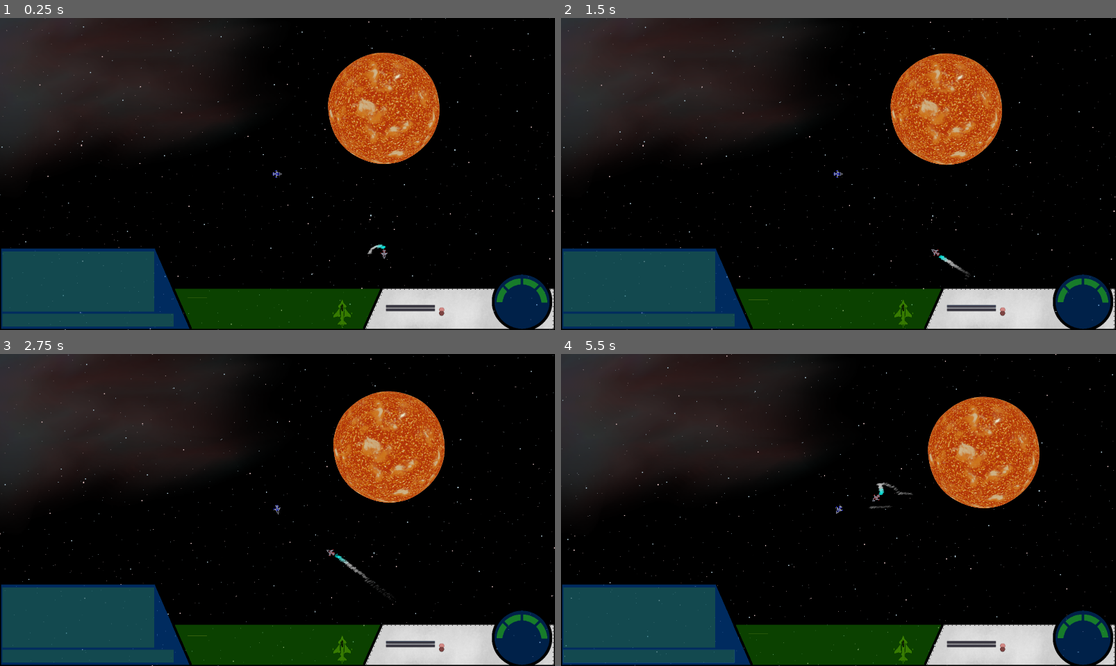
Above: before the commit, frames 1-4 (two rows, left to right).
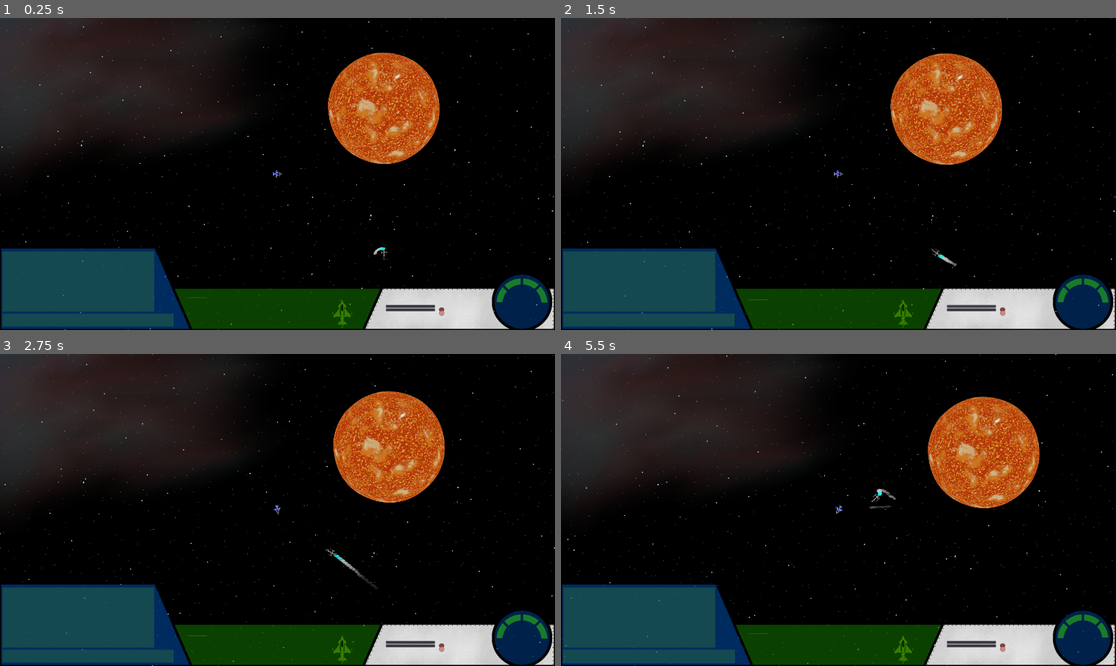
Above: after the commit, the same moments.

Repository: 029614/RedVoid
Game: Godot game, scene res://NewMain.tscn
Two runs of this game, one before a commit and one after it. Both use one fixed random seed, a clock stepped at 60 frames per second and the inputs below.
Inputs (mouse positions are in pixels of both pictures, inside the frame that each line leads up to):
- Up to frame 1 (0.25 s): no input
- Up to frame 2 (1.5 s): click (649, 320) at 0.52 s; type "12" at 0.6 s; click "Missile Alert" at 1.25 s
- Up to frame 3 (2.75 s): move the mouse to (399, 494) at 2.02 s; hold Right (ui_right) from 2.03 s (still down); tap O (orbit) at 2.1 s; click (399, 494) at 2.17 s
- Up to frame 4 (5.5 s): move the mouse to (727, 525) at 2.77 s; release Right (ui_right) at 2.78 s; hold Down (ui_down) 2.78-3.53 s; tap X (AfterBurner) at 2.85 s; tap O (orbit) every 0.75 s from 3.05 to 5.3 s; move the mouse to (894, 441) at 3.52 s; hold Right (ui_right) 3.53-4.28 s; tap 3 (bomb) at 3.6 s; move the mouse to (810, 572) at 4.27 s; hold Up (ui_up) 4.28-5.03 s; tap 1 (cannon) at 4.35 s; click (810, 572) at 4.42 s; move the mouse to (1005, 556) at 5.02 s; hold Left (ui_left) from 5.03 s (still down); tap T (compose_message) at 5.1 s

The runs differ from the first frame. In frame 1, 0.1% of the frame differs, in the area x 66-81%, y 72-96%; in frame 2, 0.1%; in frame 3, 0.1%; in frame 4, 0.2%, in the area x 55-81%, y 41-96%.

Commit message:
New enemy ship sprite

Diff:
--- /dev/null
+++ b/Assets/Ship/AlienFighterSprite.tscn
@@ -0,0 +1,72 @@
+[gd_scene load_steps=10 format=2]
+
+[ext_resource path="res://Assets/Particles/EngineExhaust.png" type="Texture" id=1]
+[ext_resource path="res://Assets/Particles/Engine.tscn" type="PackedScene" id=2]
+[ext_resource path="res://Assets/Ship/Blender/Fighter/AlienFighterBody.png" type="Texture" id=3]
+[ext_resource path="res://Assets/Ship/Blender/Fighter/AlienFighterAccent.png" type="Texture" id=4]
+
+[sub_resource type="Gradient" id=1]
+offsets = PoolRealArray( 0.00740741, 0.140741, 0.57037 )
+colors = PoolColorArray( 0, 1, 0.960784, 0.45098, 0.772549, 0.772549, 0.772549, 0.564706, 0.498039, 0.498039, 0.498039, 0.14902 )
+
+[sub_resource type="GradientTexture" id=2]
+gradient = SubResource( 1 )
+width = 5000
+
+[sub_resource type="Curve" id=3]
+_data = [ Vector2( 0, 1 ), 0.0, 0.0, 0, 0, Vector2( 0.816456, 0.6 ), 0.0, 0.0, 0, 0, Vector2( 1, 0.0090909 ), 0.0, 0.0, 0, 0 ]
+
+[sub_resource type="CurveTexture" id=4]
+curve = SubResource( 3 )
+
+[sub_resource type="ParticlesMaterial" id=5]
+emission_shape = 2
+emission_box_extents = Vector3( 75, 75, 75 )
+flag_disable_z = true
+spread = 0.0
+gravity = Vector3( 0, 0, 0 )
+initial_velocity = 3500.0
+orbit_velocity = 0.0
+orbit_velocity_random = 0.0
+linear_accel = -100.0
+angle = 45.0
+angle_random = 1.0
+scale = 0.6
+scale_curve = SubResource( 4 )
+color_ramp = SubResource( 2 )
+
+[node name="AlienFighterSprite" type="Sprite"]
+scale = Vector2( 0.421039, 0.421039 )
+texture = ExtResource( 3 )
+
+[node name="Particles2D" parent="." instance=ExtResource( 2 )]
+position = Vector2( -357.476, 1.67374 )
+scale = Vector2( 0.25, 0.25 )
+emitting = false
+
+[node name="AB1" type="Particles2D" parent="."]
+show_behind_parent = true
+position = Vector2( -418.267, -21.8192 )
+rotation = 3.14159
+scale = Vector2( 0.25, 0.25 )
+emitting = false
+amount = 100
+local_coords = false
+process_material = SubResource( 5 )
+texture = ExtResource( 1 )
+
+[node name="AB2" type="Particles2D" parent="."]
+show_behind_parent = true
+position = Vector2( -418.179, 27.0642 )
+rotation = 3.14159
+scale = Vector2( 0.26867, 0.241063 )
+emitting = false
+amount = 100
+local_coords = false
+process_material = SubResource( 5 )
+texture = ExtResource( 1 )
+
+[node name="ShipAccent" type="Sprite" parent="."]
+position = Vector2( 1.19388, -0.338707 )
+scale = Vector2( 0.996892, 0.996892 )
+texture = ExtResource( 4 )
--- a/Assets/Ship/Fighter.gd
+++ b/Assets/Ship/Fighter.gd
@@ -63,7 +63,7 @@
 func _ready() -> void:
     acceleration = thrust/mass
     rads_per_sec = 6.283185*rps
-    $Sprite/ShipAccent.modulate = enemy_color
+    $AlienFighterSprite/ShipAccent.modulate = enemy_color
 
 
 func apply_gravity(delta):
@@ -102,9 +102,9 @@
     if fuel >= 0:
 
         #Changing the sprite to the one with engine plumes
-        if $Sprite/Particles2D.is_emitting() == false:
-            $Sprite/Particles2D.restart()
-            $Sprite/Particles2D.set_emitting(true)
+        if $AlienFighterSprite/Particles2D.is_emitting() == false:
+            $AlienFighterSprite/Particles2D.restart()
+            $AlienFighterSprite/Particles2D.set_emitting(true)
             $EngineSound.play()
             print($EngineSound.is_playing())
 
--- a/Assets/Ship/Fighter.tscn
+++ b/Assets/Ship/Fighter.tscn
@@ -2,7 +2,7 @@
 
 [ext_resource path="res://Assets/Particles/HeatShield.tscn" type="PackedScene" id=1]
 [ext_resource path="res://Assets/Sounds/Engine.ogg" type="AudioStream" id=2]
-[ext_resource path="res://Assets/Ship/FighterSprite.tscn" type="PackedScene" id=3]
+[ext_resource path="res://Assets/Ship/AlienFighterSprite.tscn" type="PackedScene" id=3]
 [ext_resource path="res://Assets/Ship/Fighter.gd" type="Script" id=6]
 
 [sub_resource type="CapsuleShape2D" id=1]
@@ -32,9 +32,6 @@
 
 [node name="CollisionShape2D" type="CollisionShape2D" parent="."]
 shape = SubResource( 1 )
-
-[node name="Sprite" parent="." instance=ExtResource( 3 )]
-position = Vector2( -17.48, -19.6673 )
 
 [node name="DamageEngines" type="CollisionShape2D" parent="."]
 position = Vector2( -86.1864, 0.393127 )
@@ -81,3 +78,5 @@
 [node name="EngineSound" type="AudioStreamPlayer2D" parent="."]
 stream = ExtResource( 2 )
 volume_db = -5.9
+
+[node name="AlienFighterSprite" parent="." instance=ExtResource( 3 )]
--- a/UI/HUD.tscn
+++ b/UI/HUD.tscn
@@ -146,6 +146,7 @@
 [node name="WarningIndicator" type="AnimatedSprite" parent="PanelRight/VBoxContainer/Missile"]
 position = Vector2( 192, 16 )
 frames = SubResource( 6 )
+frame = 1
 playing = true
 
 [node name="Radar" type="Button" parent="PanelRight/VBoxContainer"]
@@ -157,7 +158,6 @@
 [node name="WarningIndicator" type="AnimatedSprite" parent="PanelRight/VBoxContainer/Radar"]
 position = Vector2( 192, 16 )
 frames = SubResource( 6 )
-frame = 1
 playing = true
 
 [node name="Vitals" type="Control" parent="."]
Binary file added: Assets/Ship/Blender/Fighter/AlienFighterAccent.png
Not shown, added: Assets/Ship/Blender/Fighter/AlienFighterAccent.png.import
Binary file added: Assets/Ship/Blender/Fighter/AlienFighterBody.png
Not shown, added: Assets/Ship/Blender/Fighter/AlienFighterBody.png.import
